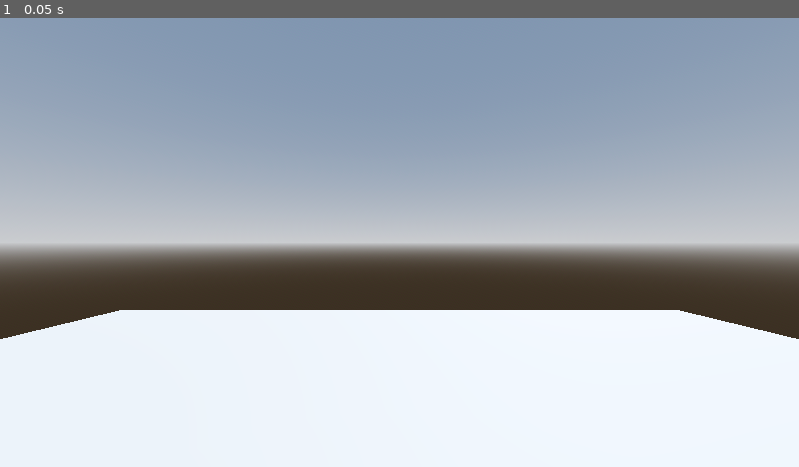
Above: before the commit, frame 1.
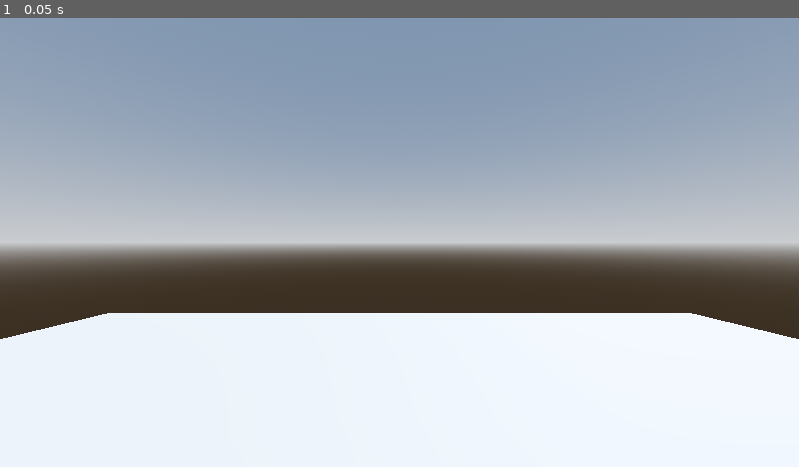
Above: after the commit, the same moment.

Repository: BryanCrom/in_sheeps_clothing
Game: Godot game, scene res://scenes/playground.tscn
The game is run twice, just before and just after one commit, with the same random seed, the same clock (stepped at 60 frames per second) and the same inputs. The project has no main scene, so this scene is started directly.
Inputs:
- Up to frame 1 (0.05 s): no input

The runs differ from the first frame. In frame 1, 0.5% of the frame differs, in the area x 8-92%, y 65-68%.

Commit message:
add box to show where character camera is facing. move camera out a bit. tried and failed to import downloaded assets to use in the game

Diff:
--- a/scenes/character.tscn
+++ b/scenes/character.tscn
@@ -1,22 +1,28 @@
-[gd_scene load_steps=4 format=3 uid="uid://da5ygvb53nn1l"]
+[gd_scene load_steps=5 format=3 uid="uid://da5ygvb53nn1l"]
+
+[sub_resource type="CapsuleShape3D" id="CapsuleShape3D_dkjbp"]
 
 [sub_resource type="CapsuleMesh" id="CapsuleMesh_dkjbp"]
 
 [sub_resource type="StandardMaterial3D" id="StandardMaterial3D_agfs1"]
 albedo_color = Color(1, 0, 0, 1)
 
-[sub_resource type="CapsuleShape3D" id="CapsuleShape3D_dkjbp"]
+[sub_resource type="BoxMesh" id="BoxMesh_dkjbp"]
 
 [node name="character" type="CharacterBody3D"]
-
-[node name="MeshInstance3D" type="MeshInstance3D" parent="."]
-transform = Transform3D(1, 0, 0, 0, 1, 0, 0, 0, 1, 0, 1, 0)
-mesh = SubResource("CapsuleMesh_dkjbp")
-surface_material_override/0 = SubResource("StandardMaterial3D_agfs1")
 
 [node name="CollisionShape3D" type="CollisionShape3D" parent="."]
 transform = Transform3D(1, 0, 0, 0, 1, 0, 0, 0, 1, 0, 1, 0)
 shape = SubResource("CapsuleShape3D_dkjbp")
 
+[node name="body" type="MeshInstance3D" parent="."]
+transform = Transform3D(1, 0, 0, 0, 1, 0, 0, 0, 1, 0, 1, 0)
+mesh = SubResource("CapsuleMesh_dkjbp")
+surface_material_override/0 = SubResource("StandardMaterial3D_agfs1")
+
 [node name="Camera3D" type="Camera3D" parent="."]
-transform = Transform3D(1, 0, 0, 0, 1, 0, 0, 0, 1, 0, 1.5, 0)
+transform = Transform3D(1, 0, 0, 0, 1, 0, 0, 0, 1, 0, 1.5, -0.4)
+
+[node name="eyes" type="MeshInstance3D" parent="Camera3D"]
+transform = Transform3D(0.75, 0, 0, 0, 0.5, 0, 0, 0, 0.5, 0, 0, 0.099999994)
+mesh = SubResource("BoxMesh_dkjbp")
--- a/scenes/playground.tscn
+++ b/scenes/playground.tscn
@@ -21,7 +21,7 @@
 environment = SubResource("Environment_kddj0")
 
 [node name="DirectionalLight3D" type="DirectionalLight3D" parent="."]
-transform = Transform3D(-0.8660254, -0.43301278, 0.25, 0, 0.49999997, 0.86602545, -0.50000006, 0.75, -0.43301266, 0, 0, 0)
+transform = Transform3D(-0.76604444, -0.5566705, 0.32139382, 2.7805948e-08, 0.49999994, 0.86602545, -0.6427877, 0.66341394, -0.38302213, 0, 0, 0)
 shadow_enabled = true
 
 [node name="CSGBox3D" type="CSGBox3D" parent="."]
